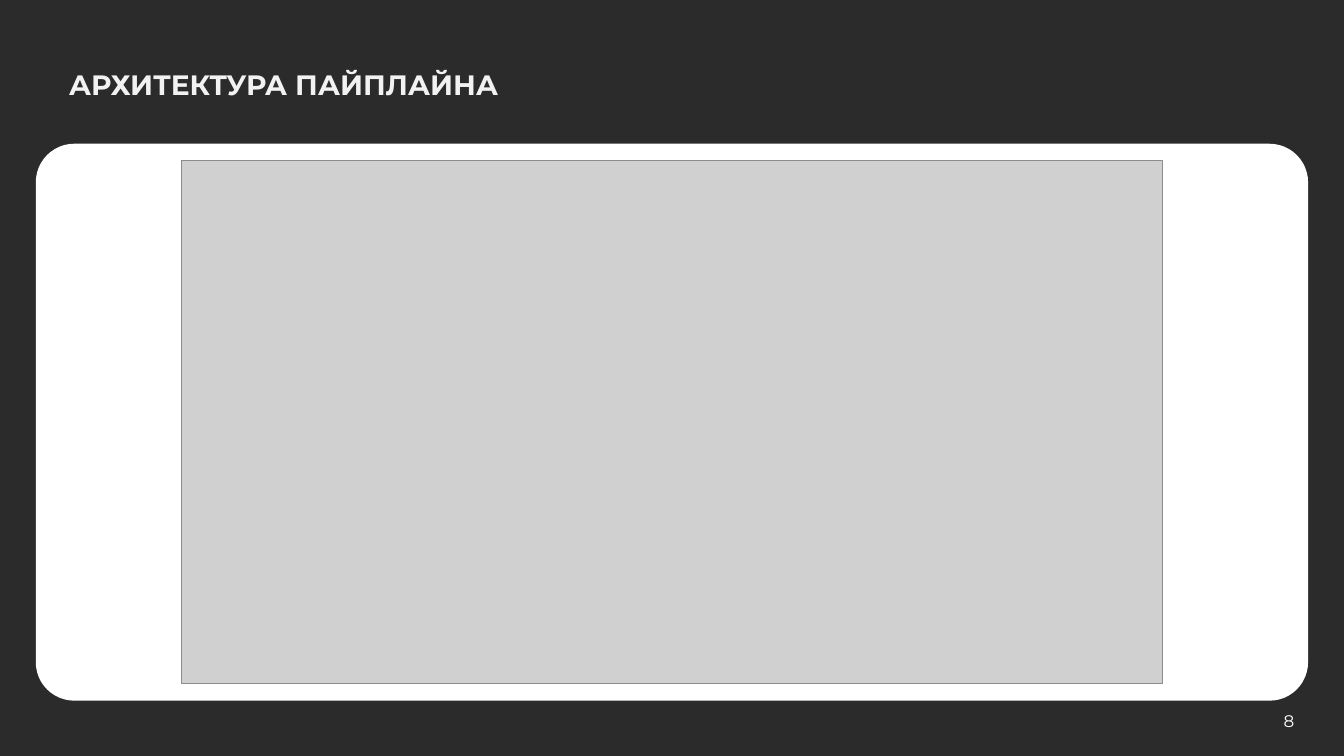
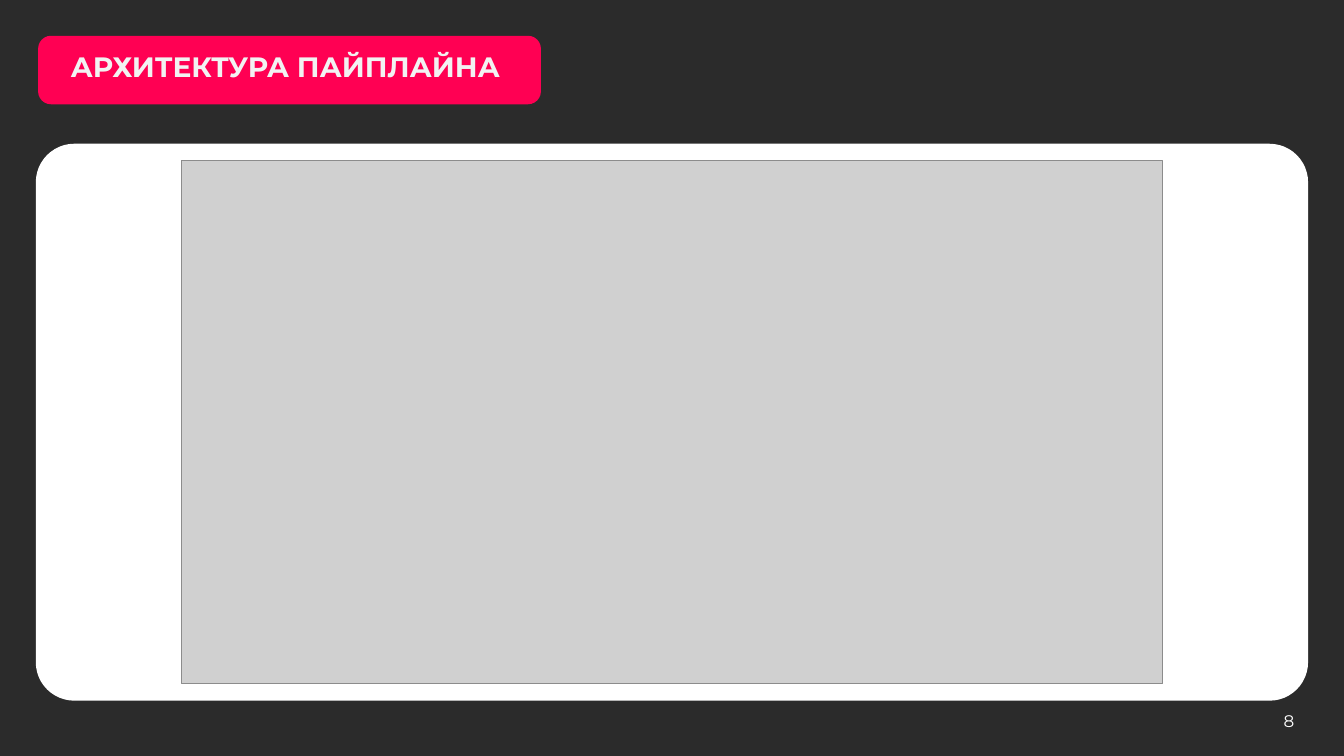
Before and after one commit to hl0pch1k/verstka, a slide deck: slide 8 of docs/presentation/verstka-pitch.pptx. Drawn at 1344x756 pixels with LibreOffice and Linux fonts; fonts in the diff are those of the drawing; grey boxes stand for pictures; background and template pictures are left out; a plain dark background stands for a picture behind light text. Boxes give left, top, right and bottom in pixels: in the first picture for what was removed or moved away, otherwise in the second. Text is boxed around its words. In the diff, an @@ line names an element or a change of style, - is before the commit and + after.

```diff
--- a/docs/presentation/verstka-pitch.pptx
+++ b/docs/presentation/verstka-pitch.pptx
@@ rounded rectangle added at (38,35,541,104), fill #FF0053 @@
@@ title "АРХИТЕКТУРА ПАЙПЛАЙНА": place and size @@
-title "АРХИТЕКТУРА ПАЙПЛАЙНА" at (69,70,498,96)
+title "АРХИТЕКТУРА ПАЙПЛАЙНА" at (71,52,500,78)
```
Also in this commit, not shown: 12 other slides changed, 3 other files.
